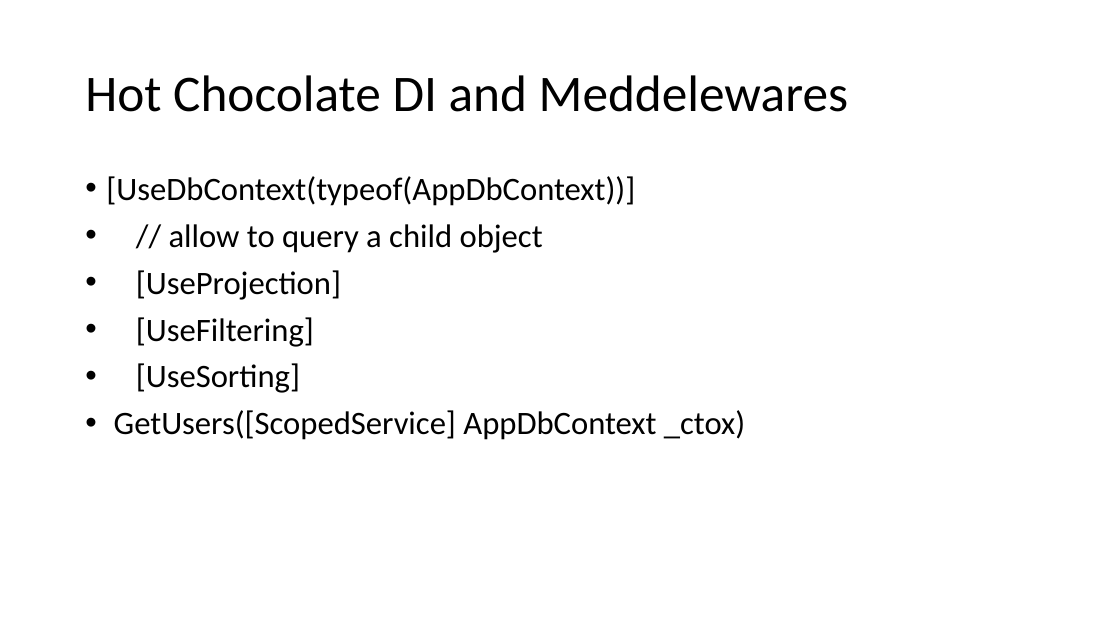
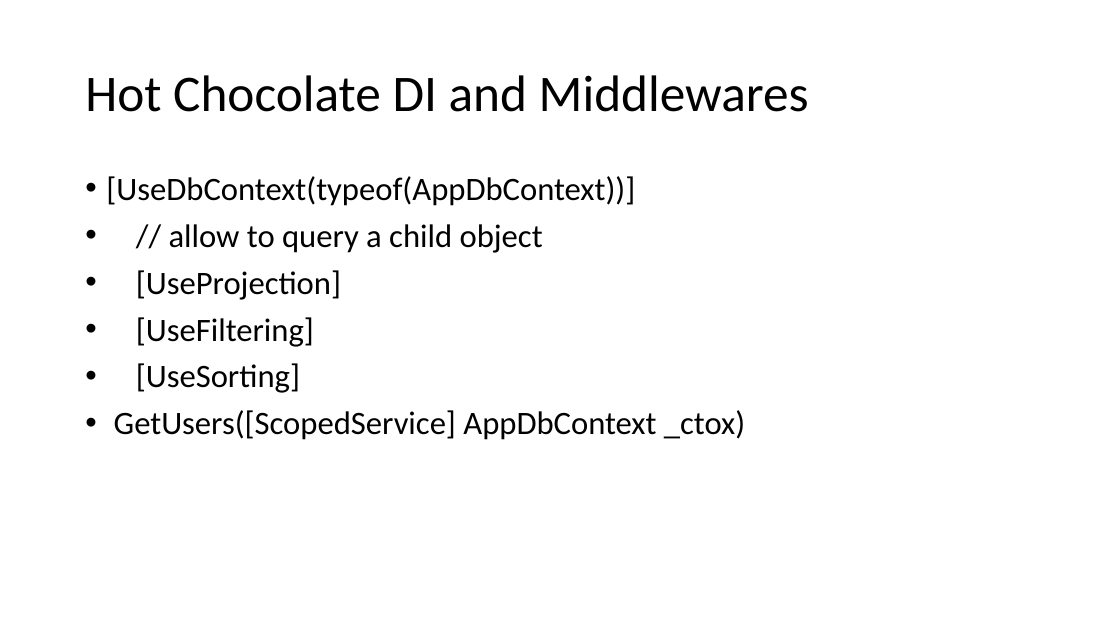
Before and after one commit to ahmedsure/sure_tut_gql, a slide deck: slide 16 of Sure_Ahmed_Samir_GQL_Tut.pptx. Drawn at 1120x630 pixels with LibreOffice and Linux fonts; fonts in the diff are those of the drawing. Boxes give left, top, right and bottom in pixels: in the first picture for what was removed or moved away, otherwise in the second. Text is boxed around its words. In the diff, an @@ line names an element or a change of style, - is before the commit and + after.

```diff
--- a/Sure_Ahmed_Samir_GQL_Tut.pptx
+++ b/Sure_Ahmed_Samir_GQL_Tut.pptx
@@ title at [85,75,809,112]: text changed @@
-Hot Chocolate DI and Meddelewares
+Hot Chocolate DI and Middlewares
```
Also in this commit, not shown: 2 other slides changed, 1 slide added, 1 other file.
